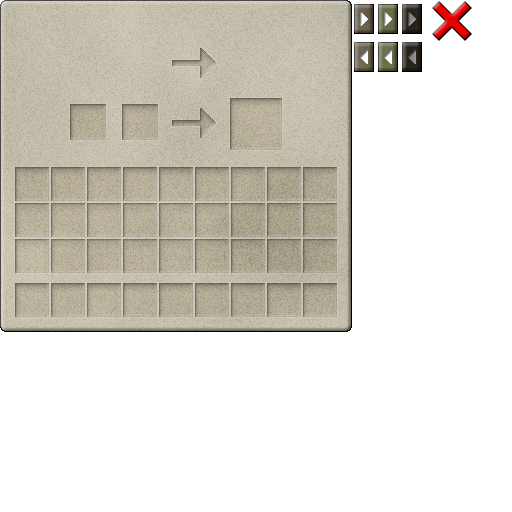
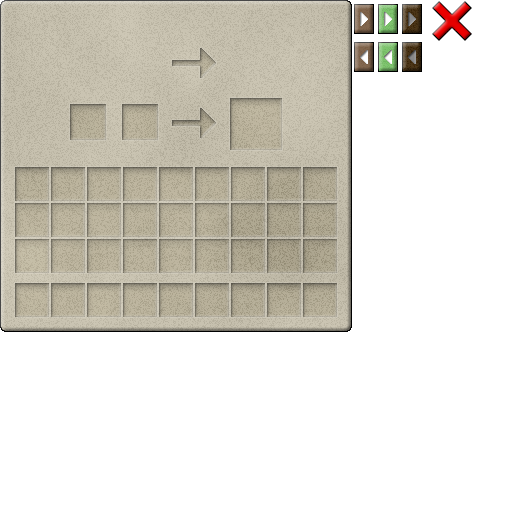
Layer changes from the first w=512, h=512 image to the second:
painted on "Button - Disabled" over [403, 5, 421, 71]
painted on "Button - Selected" over [379, 5, 397, 71]
painted on "Button" over [355, 5, 373, 71]
